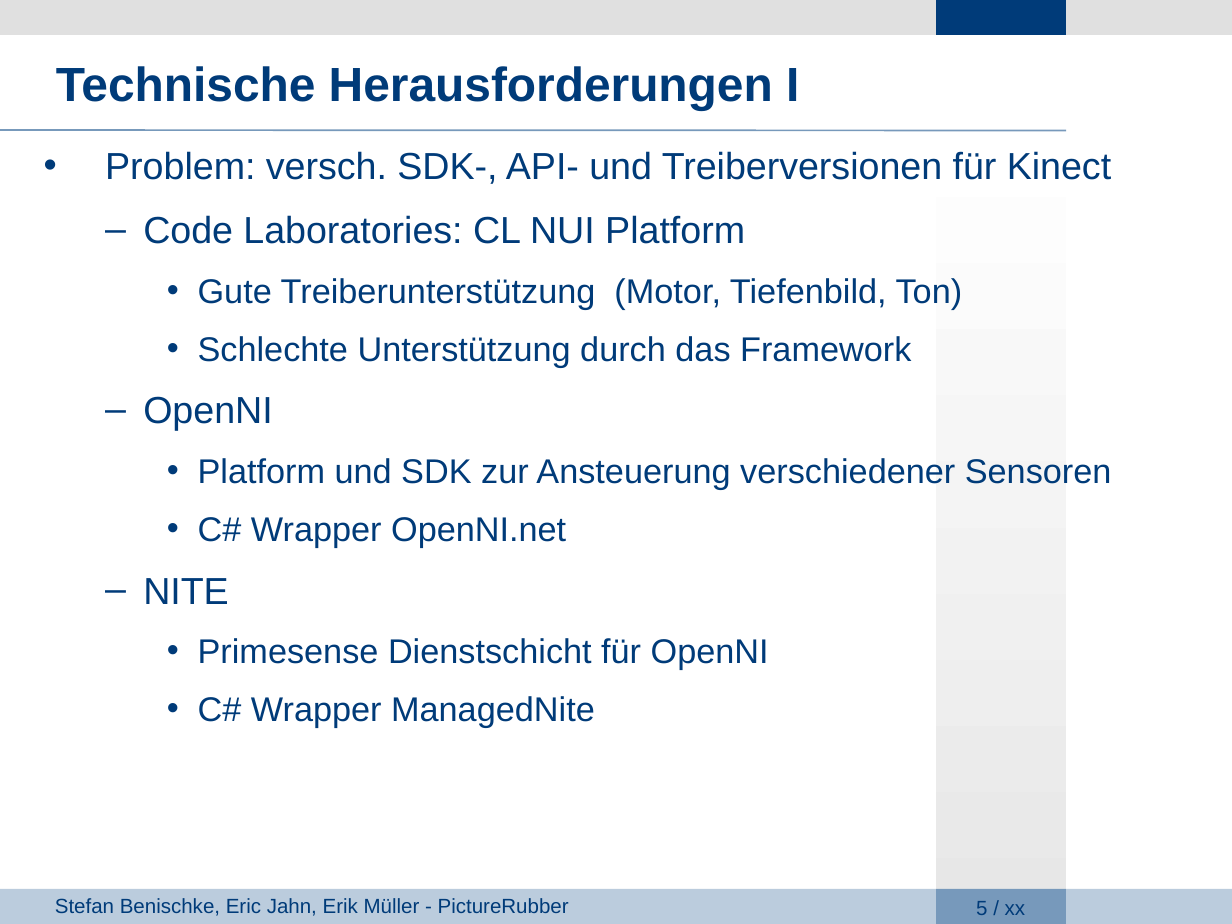
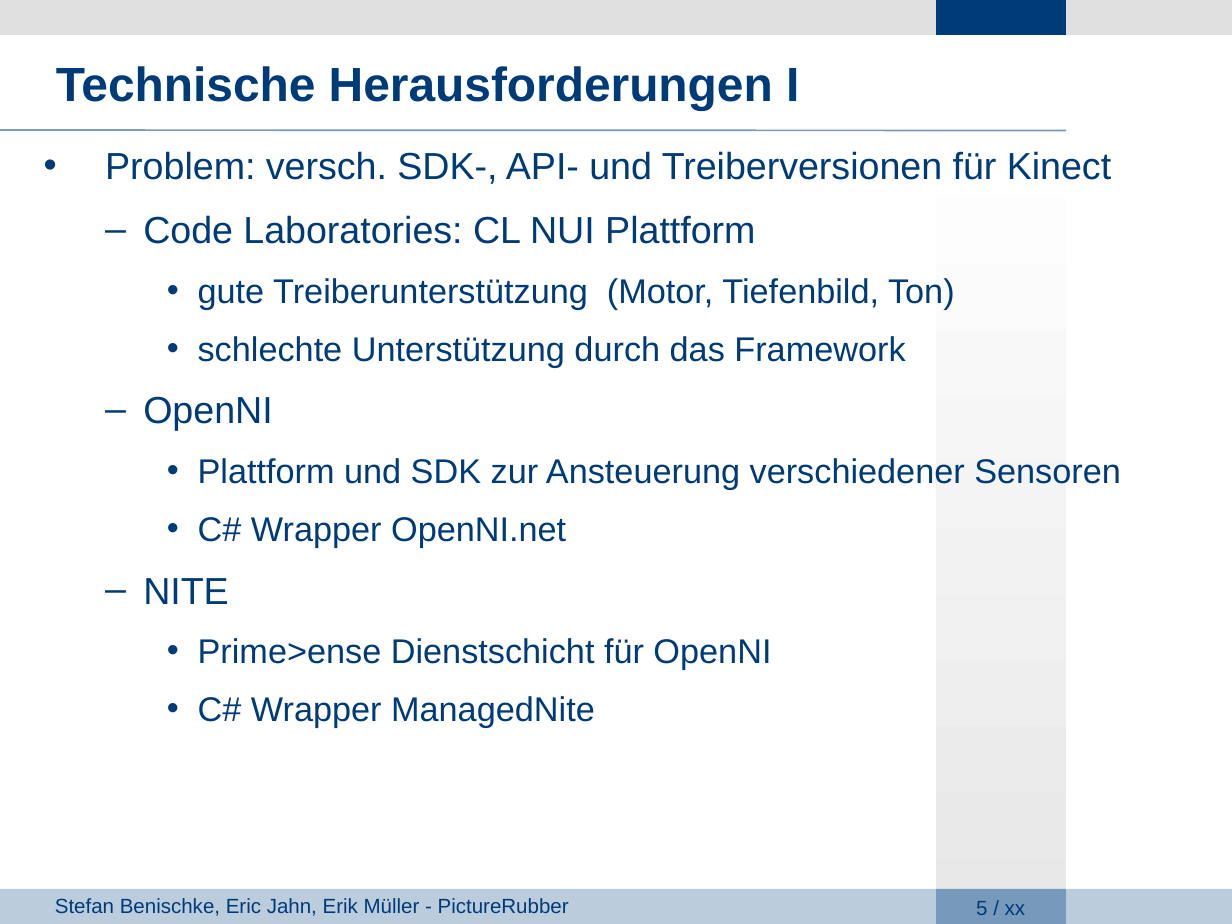
Before and after one commit to giuliarouge/picturerubber, a slide deck: slide 5 of Präsentation.ppt. Drawn at 1232x924 pixels with LibreOffice and Linux fonts; fonts in the diff are those of the drawing; background and template pictures are left out. Boxes give left, top, right and bottom in pixels: in the first picture for what was removed or moved away, otherwise in the second. Text is boxed around its words. In the diff, an @@ line names an element or a change of style, - is before the commit and + after.

Commit message:
updated presentation

```diff
--- a/Präsentation.ppt
+++ b/Präsentation.ppt
@@ text at (143,215,955,367): text changed @@
-  – Code Laboratories: CL NUI Platform
-    • Gute Treiberunterstützung (Motor, Tiefenbild, Ton)
-    • Schlechte Unterstützung durch das Framework
+  – Code Laboratories: CL NUI Plattform
+    • gute Treiberunterstützung (Motor, Tiefenbild, Ton)
+    • schlechte Unterstützung durch das Framework
@@ text at (198,458,1121,489): text changed @@
-    • Platform und SDK zur Ansteuerung verschiedener Sensoren
+    • Plattform und SDK zur Ansteuerung verschiedener Sensoren
@@ text at (198,638,771,670): text changed @@
-    • Primesense Dienstschicht für OpenNI
+    • Prime>ense Dienstschicht für OpenNI
```
Also in this commit, not shown: 5 other slides changed, 1 slide added, 1 slide removed, 1 other file.
